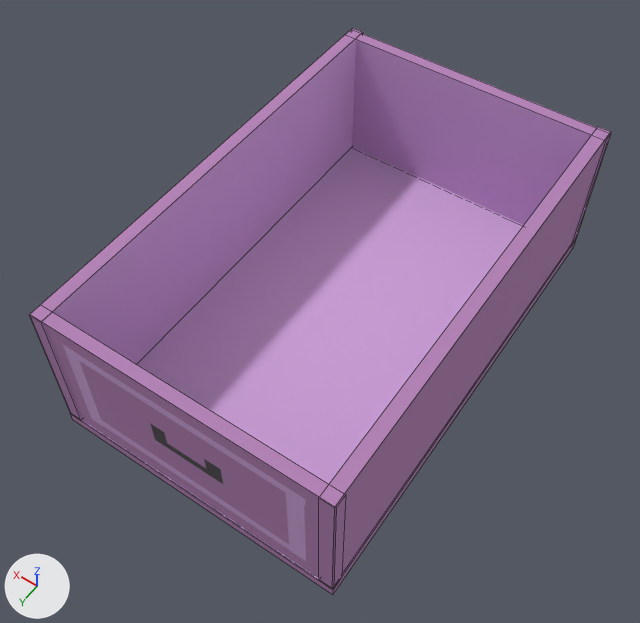
One commit to the OBJ model ProyectoFinal/ProyectoFinal/Models/CajaJuguetes/CajaJuguetesCuerpo.obj: the scene before it, then after it.
Rendered twice from a 50 mm lens placed at (-2.329, -0.203, 3.574), pointed at (-1.845, -0.879, 2.511). Every picture has the same lights, and +X, +Y and +Z are marked at lower left. Mesh edges are drawn as thin lines. Where no turn or scale is listed for an object, it has been applied to the vertices.

In view in the first picture: 'CajaJuguetesCuerpo'.
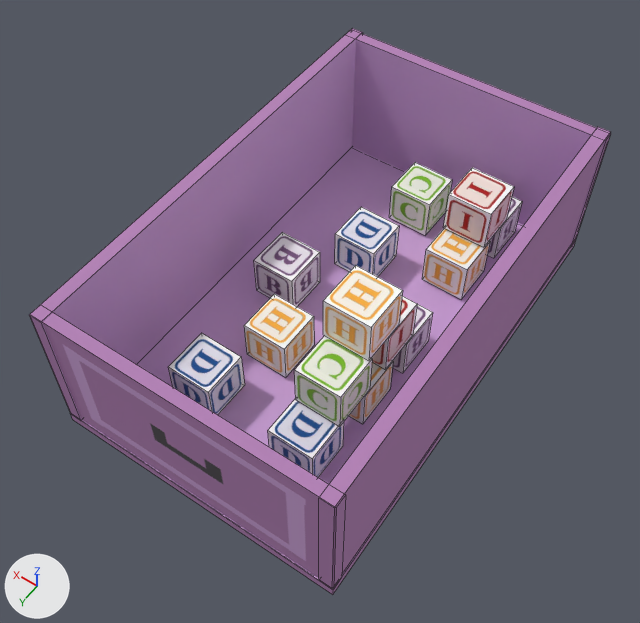
What differs and where, as boxes [x1, y1, x2, y2] in the pictures (640 x 623 px):
part 1 of me_cajajuguetescuerpo, added
    after: [372, 296, 417, 369]
part 2 of me_cajajuguetescuerpo, added
    after: [244, 294, 314, 378]
part 3 of me_cajajuguetescuerpo, added
    after: [335, 207, 399, 277]
part 4 of me_cajajuguetescuerpo, added
    after: [323, 265, 403, 361]
part 5 of me_cajajuguetescuerpo, added
    after: [422, 228, 490, 299]
part 6 of me_cajajuguetescuerpo, added
    after: [487, 197, 522, 258]
part 7 of me_cajajuguetescuerpo, added
    after: [294, 336, 372, 427]
part 8 of me_cajajuguetescuerpo, added
    after: [268, 399, 344, 477]
part 9 of me_cajajuguetescuerpo, added
    after: [444, 167, 514, 247]
part 10 of me_cajajuguetescuerpo, added
    after: [168, 333, 245, 415]
part 11 of me_cajajuguetescuerpo, added
    after: [393, 304, 433, 373]
part 12 of me_cajajuguetescuerpo, added
    after: [349, 361, 393, 424]
part 13 of me_cajajuguetescuerpo, added
    after: [254, 232, 320, 306]
part 14 of me_cajajuguetescuerpo, added
    after: [389, 162, 452, 235]

The change, as a list of edits to the scene's bpy script:
```text
Change me_cajajuguetescuerpo:
    remove me_cajajuguetescuerpo.from_pydata(...)  # 40 vertices, 30 faces; spans x -2.093..-1.606, y -1.316..-0.554, z 2.415..2.674
    add me_cajajuguetescuerpo.from_pydata(...)  # 152 vertices, 114 faces; spans x -2.093..-1.606, y -1.316..-0.554, z 2.415..2.674
    me_cajajuguetescuerpo part 1: a new loose piece, a box spanning x -1.986..-1.911, y -0.917..-0.843, z 2.518..2.593, in mat_pasted__pasted__pasted__lambert2sg1 (picture img_texturacubo_png)
    me_cajajuguetescuerpo part 2: a new loose piece, a box spanning x -1.844..-1.769, y -0.865..-0.79, z 2.439..2.513, in mat_pasted__pasted__pasted__pasted__lambert2sg4 (picture img_texturacubo_png)
    me_cajajuguetescuerpo part 3: a new loose piece, a box spanning x -1.848..-1.773, y -1.098..-1.023, z 2.439..2.513, in mat_pasted__pasted__pasted__lambert2sg5 (picture img_texturacubo_png)
    me_cajajuguetescuerpo part 4: a new loose piece, a box spanning x -1.986..-1.911, y -0.869..-0.794, z 2.596..2.671, in mat_pasted__pasted__pasted__pasted__lambert2sg (picture img_texturacubo_png)
    me_cajajuguetescuerpo part 5: a new loose piece, a box spanning x -1.986..-1.911, y -1.155..-1.08, z 2.439..2.513, in mat_pasted__pasted__lambert2sg5 (picture img_texturacubo_png)
    me_cajajuguetescuerpo part 6: a new loose piece, a box spanning x -1.986..-1.911, y -1.265..-1.19, z 2.439..2.513, in mat_pasted__lambert2sg4 (picture img_texturacubo_png)
    me_cajajuguetescuerpo part 7: a new loose piece, a box spanning x -1.987..-1.912, y -0.802..-0.727, z 2.518..2.593, in mat_pasted__pasted__pasted__lambert2sg6 (picture img_texturacubo_png)
    me_cajajuguetescuerpo part 8: a new loose piece, a box spanning x -1.984..-1.909, y -0.742..-0.667, z 2.439..2.513, in mat_pasted__pasted__pasted__pasted__lambert2sg3 (picture img_texturacubo_png)
    me_cajajuguetescuerpo part 9: a new loose piece, a box spanning x -1.986..-1.911, y -1.207..-1.132, z 2.518..2.593, in mat_pasted__pasted__lambert2sg6 (picture img_texturacubo_png)
    me_cajajuguetescuerpo part 10: a new loose piece, a box spanning x -1.802..-1.727, y -0.742..-0.667, z 2.439..2.513, in mat_pasted__pasted__pasted__pasted__pasted__lambert2sg2 (picture img_texturacubo_png)
    me_cajajuguetescuerpo part 11: a new loose piece, a box spanning x -1.986..-1.911, y -0.975..-0.901, z 2.439..2.513, in mat_pasted__pasted__lambert2sg8 (picture img_texturacubo_png)
    me_cajajuguetescuerpo part 12: a new loose piece, a box spanning x -1.986..-1.911, y -0.865..-0.79, z 2.439..2.513, in mat_pasted__pasted__pasted__lambert2sg4 (picture img_texturacubo_png)
    me_cajajuguetescuerpo part 13: a new loose piece, a box spanning x -1.776..-1.701, y -0.975..-0.901, z 2.439..2.513, in mat_pasted__pasted__pasted__lambert2sg7 (picture img_texturacubo_png)
    me_cajajuguetescuerpo part 14: a new loose piece, a box spanning x -1.864..-1.789, y -1.243..-1.168, z 2.439..2.513, in mat_pasted__pasted__lambert2sg7 (picture img_texturacubo_png)
    add me_cajajuguetescuerpo.materials.append(mat_pasted__pasted__pasted__lambert2sg1)  # picture img_texturacubo_png
    add me_cajajuguetescuerpo.materials.append(mat_pasted__pasted__pasted__pasted__lambert2sg4)  # picture img_texturacubo_png
    add me_cajajuguetescuerpo.materials.append(mat_pasted__pasted__pasted__lambert2sg5)  # picture img_texturacubo_png
    add me_cajajuguetescuerpo.materials.append(mat_pasted__pasted__pasted__pasted__lambert2sg)  # picture img_texturacubo_png
    add me_cajajuguetescuerpo.materials.append(mat_pasted__pasted__lambert2sg5)  # picture img_texturacubo_png
    add me_cajajuguetescuerpo.materials.append(mat_pasted__lambert2sg4)  # picture img_texturacubo_png
    add me_cajajuguetescuerpo.materials.append(mat_pasted__pasted__pasted__lambert2sg6)  # picture img_texturacubo_png
    add me_cajajuguetescuerpo.materials.append(mat_pasted__pasted__pasted__pasted__lambert2sg3)  # picture img_texturacubo_png
    add me_cajajuguetescuerpo.materials.append(mat_pasted__pasted__lambert2sg6)  # picture img_texturacubo_png
    add me_cajajuguetescuerpo.materials.append(mat_pasted__pasted__pasted__pasted__pasted__lambert2sg2)  # picture img_texturacubo_png
    add me_cajajuguetescuerpo.materials.append(mat_pasted__pasted__lambert2sg8)  # picture img_texturacubo_png
    add me_cajajuguetescuerpo.materials.append(mat_pasted__pasted__pasted__lambert2sg4)  # picture img_texturacubo_png
    add me_cajajuguetescuerpo.materials.append(mat_pasted__pasted__pasted__lambert2sg7)  # picture img_texturacubo_png
    add me_cajajuguetescuerpo.materials.append(mat_pasted__pasted__lambert2sg7)  # picture img_texturacubo_png
```
